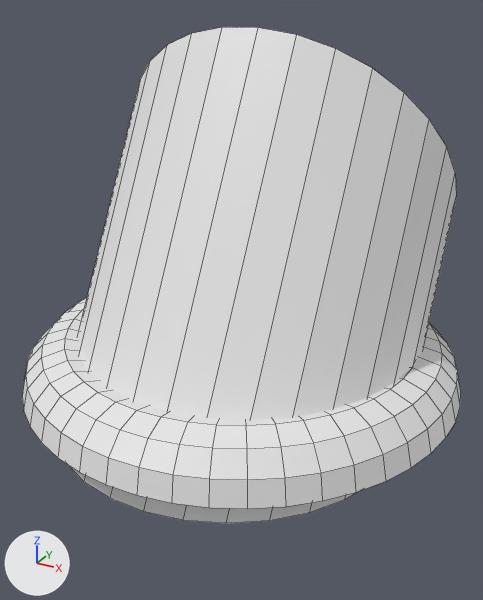
What one commit did to the FBX model Poublard/Assets/Models/Pipe.fbx.
The view is the same before and after, from a 50 mm lens placed at (1.69, -3.07, 1.95), pointed at (0.02, -0.04, 0.44). Every picture has the same lights, and +X, +Y and +Z are marked at lower left. Mesh edges are drawn as thin lines.

The scene before the commit, as lines of its bpy script (objects in view):
```python
me_cylinder = bpy.data.meshes.new('Cylinder')
me_cylinder.from_pydata(...)  # 64 vertices, 32 faces; spans x -0.86..1.02, y -0.99..1.01, z -0.78..1.56
me_cylinder_001 = bpy.data.meshes.new('Cylinder.001')
me_cylinder_001.from_pydata(...)  # 32 vertices, 1 face; spans x -0.86..1.02, y -0.99..1.01, z 0.88..1.56
me_torus = bpy.data.meshes.new('Torus')
me_torus.from_pydata(...)  # 355 vertices, 306 faces; spans x -1.25..1.25, y -1.25..1.25, z -0.12..0.25
ob_cylinder = bpy.data.objects.new('Cylinder', me_cylinder)
ob_cylinder.location = (0.0, 0.0, 0.0)
ob_cylinder.rotation_euler = (0.0752, -0.574, -1.684)  # degrees (4.3, -33, -96)
ob_cylinder_001 = bpy.data.objects.new('Cylinder.001', me_cylinder_001)
ob_cylinder_001.location = (0.0, 0.0, 0.0)
ob_cylinder_001.rotation_euler = (0.0752, -0.574, -1.684)  # degrees (4.3, -33, -96)
ob_torus = bpy.data.objects.new('Torus', me_torus)
ob_torus.location = (0.0, 0.0, 0.0)
```
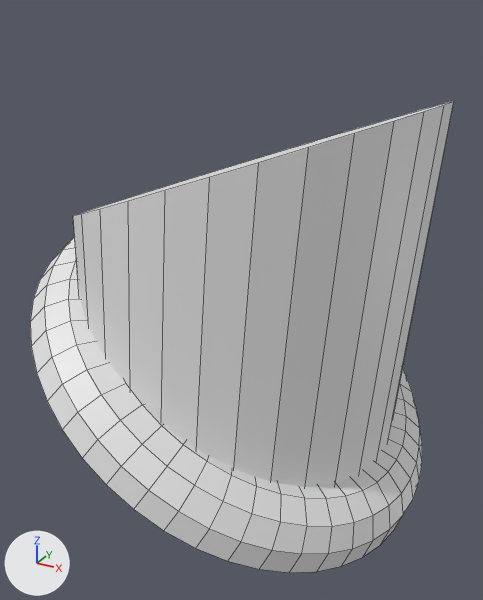
The change, as a list of edits to the scene's bpy script:
```text
Change ob_cylinder_001:
    ob_cylinder_001.rotation_euler: (0.0752, -0.574, -1.684) -> (-0.036, -0.00529, -0.0924)  # degrees (4.3, -33, -96) -> degrees (-2.1, -0.3, -5.3)
Change ob_torus:
    ob_torus.rotation_euler: (0.0, 0.0, 0.0) -> (0.576, 0.0, 1.571)  # degrees (0, 0, 0) -> degrees (33, 0, 90)
Change ob_cylinder:
    ob_cylinder.rotation_euler: (0.0752, -0.574, -1.684) -> (-0.036, -0.00529, -0.0924)  # degrees (4.3, -33, -96) -> degrees (-2.1, -0.3, -5.3)
```

Location of each change, (x1, y1, x2, y2) in pixels of the pictures (483 x 600 px):
'Cylinder', turned: before (70, 27, 456, 523); after (73, 102, 454, 487)
'Torus', turned: before (22, 298, 461, 509); after (30, 237, 422, 573)
'Cylinder.001', turned (not visible before): after (74, 101, 454, 216)
